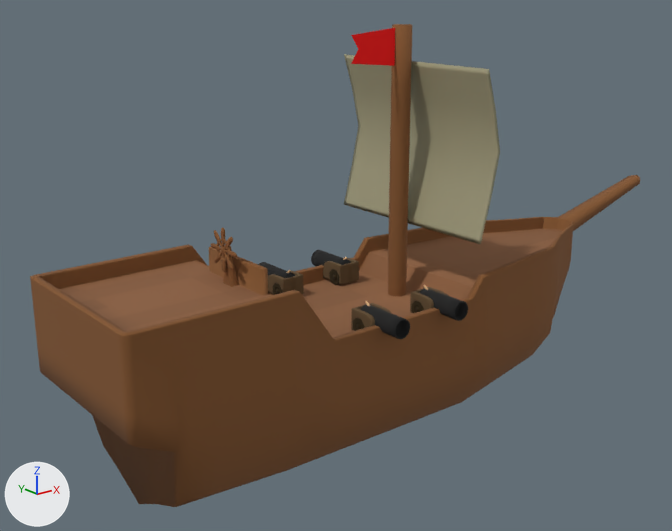
A saved change to the Blender file PiratesAndParabolas/Ships+/SmallShip.blend.
Rendered twice from a 50 mm camera at (-40.7, -49.3, 25.3) aimed at (1.4, 3.3, 4.2). Arrows for +X, +Y and +Z are at lower left; the lights stay in place.

The scene before the commit, as lines of its bpy script (objects in view):
```python
ob_cannon_002 = bpy.data.objects.new('Cannon.002', me_circle_019)
ob_cannon_002.parent = ob_ship
ob_cannon_002.location = (3.216, -6.094, 3.387)
ob_plane_002 = bpy.data.objects.new('Plane.002', me_plane_002)
ob_plane_002.parent = ob_ship
ob_plane_002.location = (2.122, -0.0194, 20.44)
ob_ship = bpy.data.objects.new('Ship', me_plane)
ob_ship.location = (0.0, 0.0, 0.0)
# also in view: 'Plane.001' at (6.2, -0.1, 13.5); 'Circle.002' at (4.6, 0.0, 11.5); 'Cannon.001' at (-2.2, -6.1, 3.4)
```
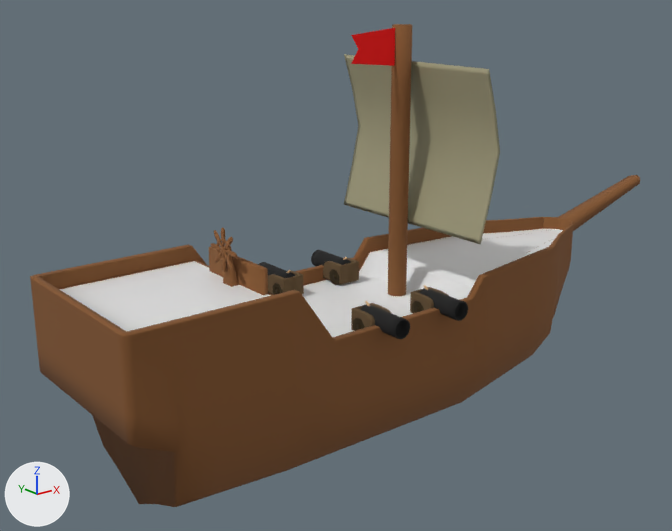
Boxes [x1, y1, x2, y2] around the edits, measured in the pictures (672 x 531 px):
'Ship', surface changed (brown to white)
    both: [44, 217, 566, 341]

Edits to the bpy script that builds the scene:
```text
Change mat_deck:
    remove # nodes: BsdfPrincipled, Mapping, OutputMaterial, TexBrick, TexCoord
    remove # colours: brown #8f6241, brown #82593a, brown #906342
    nodes: BsdfPrincipled, OutputMaterial
```
